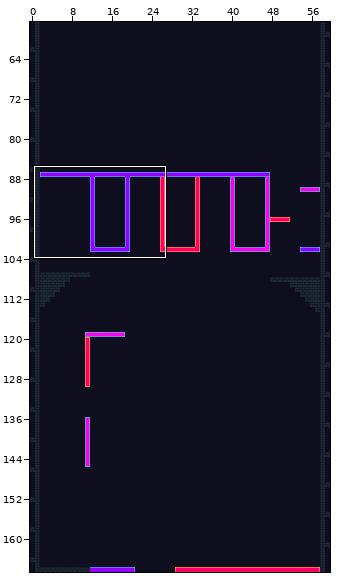
Tiled map: assets/tiles/tilemap.tmx. The first picture is a wide view before the edit; the outline marks the close-up.
Close-up. Before the commit:
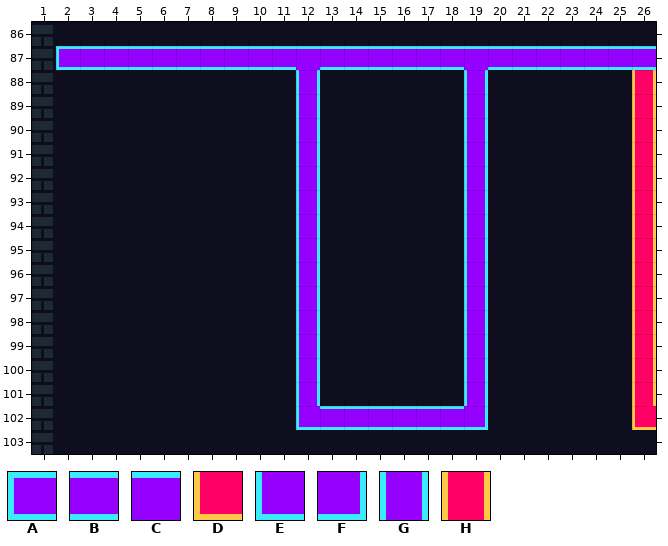
Cells are 8x8 px. Shown: x 1..26, y 86..103. The commit also changed other parts of the map, which this record leaves out.
Key: from "tileset": A 30, B 31, C 38, D 328, E 346, F 347, G 406, H 704.
_ is an empty cell, # one hidden under a higher layer.
Layers that did not change in this view are not listed.
Layer "Sunset" before, first column x 1:
 86 __________________________
 87 _#########################
 88 _________________________H
 89 _________________________H
 90 _________________________H
 91 _________________________H
 92 _________________________H
 93 _________________________H
 94 _________________________H
 95 _________________________H
 96 _________________________H
 97 _________________________H
 98 _________________________H
 99 _________________________H
100 _________________________H
101 _________________________H
102 _________________________D
103 __________________________
Layer "Skyway" before, first column x 1:
 86 __________________________
 87 _ABBBBBBBBBCBBBBBBCBBBBBBB
 88 ___________G______G_______
 89 ___________G______G_______
 90 ___________G______G_______
 91 ___________G______G_______
 92 ___________G______G_______
 93 ___________G______G_______
 94 ___________G______G_______
 95 ___________G______G_______
 96 ___________G______G_______
 97 ___________G______G_______
 98 ___________G______G_______
 99 ___________G______G_______
100 ___________G______G_______
101 ___________G______G_______
102 ___________EBBBBBBF_______
103 __________________________
Now the later version:
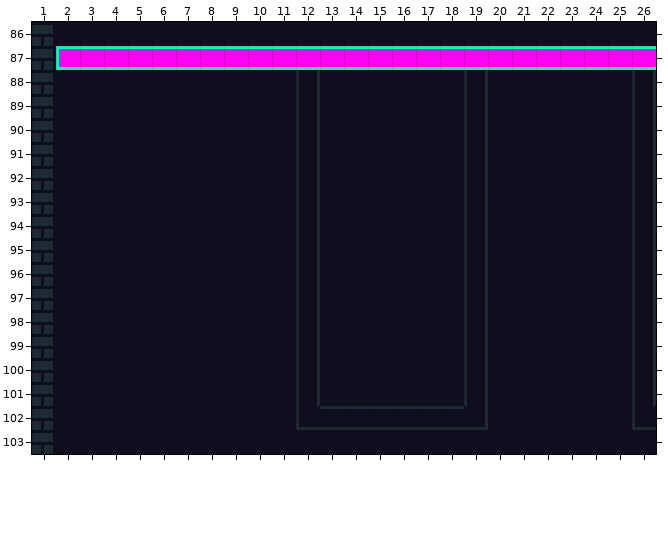
From old to new:
Layer "Sunset" (now hidden):
The tile that lay hidden is gone in row 87 at x 2 to 26.
Tile D is gone in row 102 at x 26.
Tile H is gone in rows 88 to 101 at x 26.
Layer "Skyway" (now hidden):
Tile A is gone in row 87 at x 2.
Tile B is gone in row 87 at x 3 to 11, 13 to 18 and 20 to 26; in row 102 at x 13 to 18.
Tile C is gone in row 87 at x 12 and 19.
Tile E is gone in row 102 at x 12.
Tile F is gone in row 102 at x 19.
Tile G is gone in rows 88 to 101 at x 12 and 19.
Where, in picture pixels (left, top, right, bottom), the same in both close-ups:
removed: (56, 46, 656, 430)
